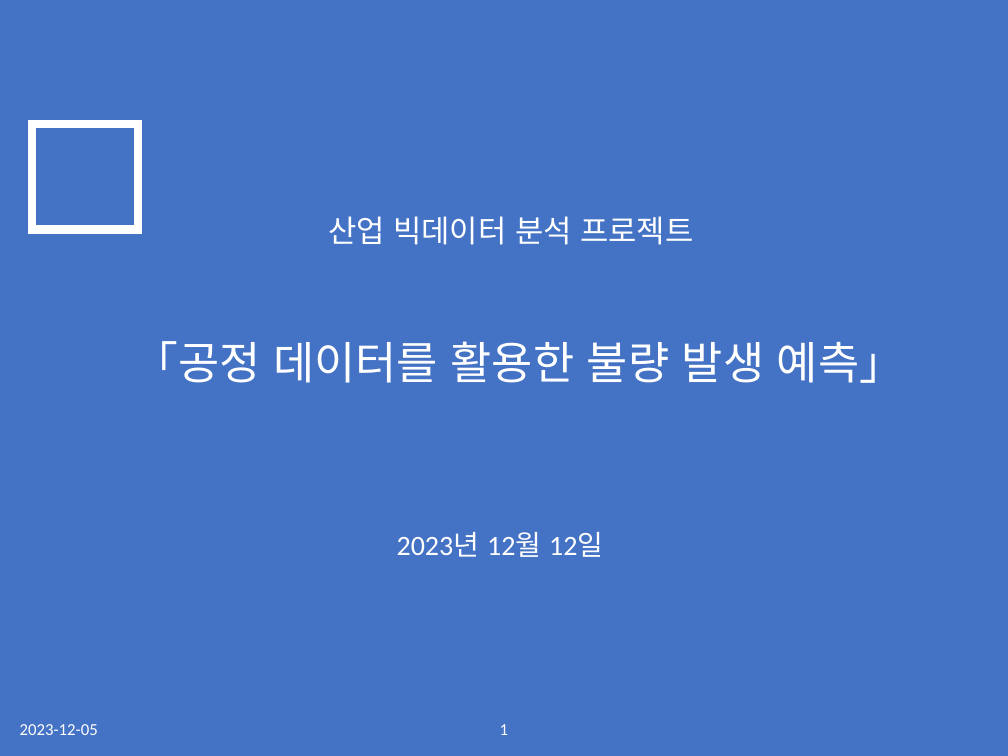
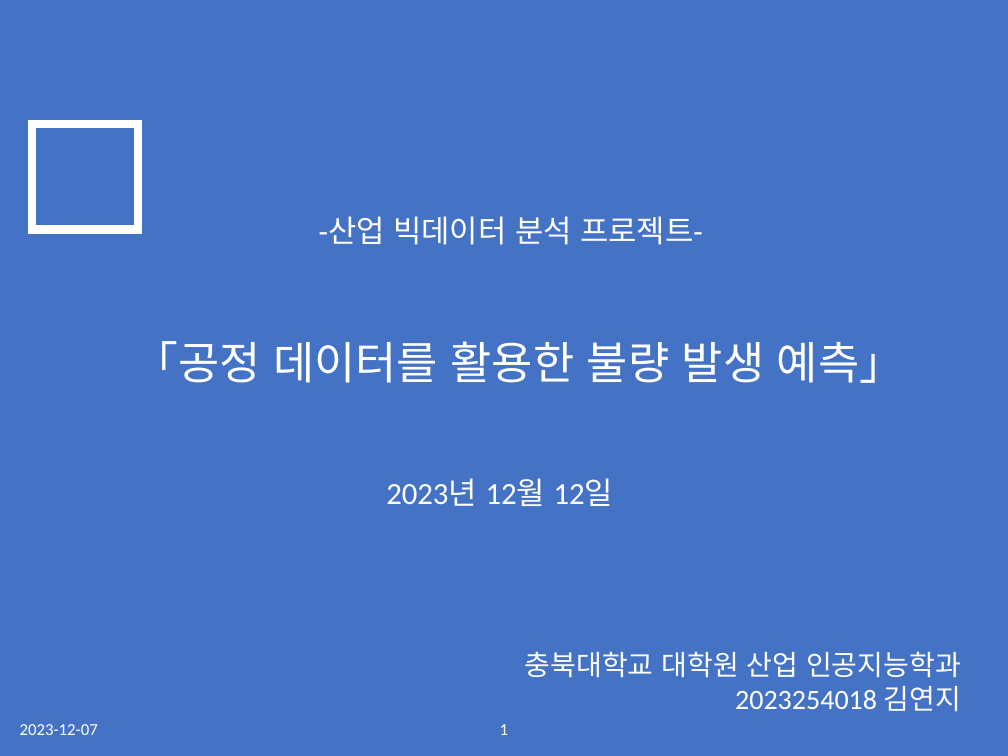
Before and after one commit to sakura09040904/Portfolio, a slide deck: slide 1 of 2. 1학년2학기/2. 산업빅데이터 분석 실제/과제/기말_과제_발표자료.pptx. Drawn at 1008x756 pixels with LibreOffice and Linux fonts; fonts in the diff are those of the drawing. Boxes give left, top, right and bottom in pixels: in the first picture for what was removed or moved away, otherwise in the second. Text is boxed around its words. In the diff, an @@ line names an element or a change of style, - is before the commit and + after.

```diff
--- a/2. 1학년2학기/2. 산업빅데이터 분석 실제/과제/기말_과제_발표자료.pptx
+++ b/2. 1학년2학기/2. 산업빅데이터 분석 실제/과제/기말_과제_발표자료.pptx
@@ text at (319, 216, 703, 245): text changed @@
-산업 빅데이터 분석 프로젝트
+-산업 빅데이터 분석 프로젝트-
@@ text "2023년 12월 12일": place and size @@
-text "2023년 12월 12일" at (397, 532, 603, 557)
+text "2023년 12월 12일" at (386, 478, 613, 506)
@@ text "2023년 12월 12일" at (386, 478, 613, 506): size 20 to 22 pt @@
@@ text added at (525, 651, 961, 711), 20 pt, text #FFFFFF @@
+충북대학교 대학원 산업 인공지능학과
+2023254018 김연지
@@ text at (20, 724, 98, 735): text changed @@
-2023-12-05
+2023-12-07
```
Also in this commit, not shown: 14 other slides changed, 14 slides added, 1 slide removed, 38 other files.
